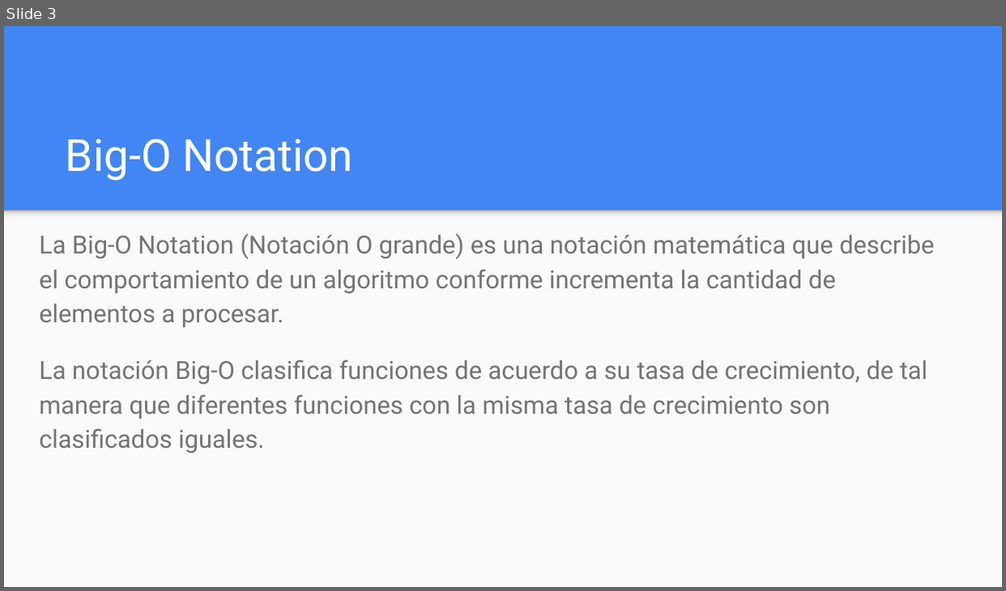
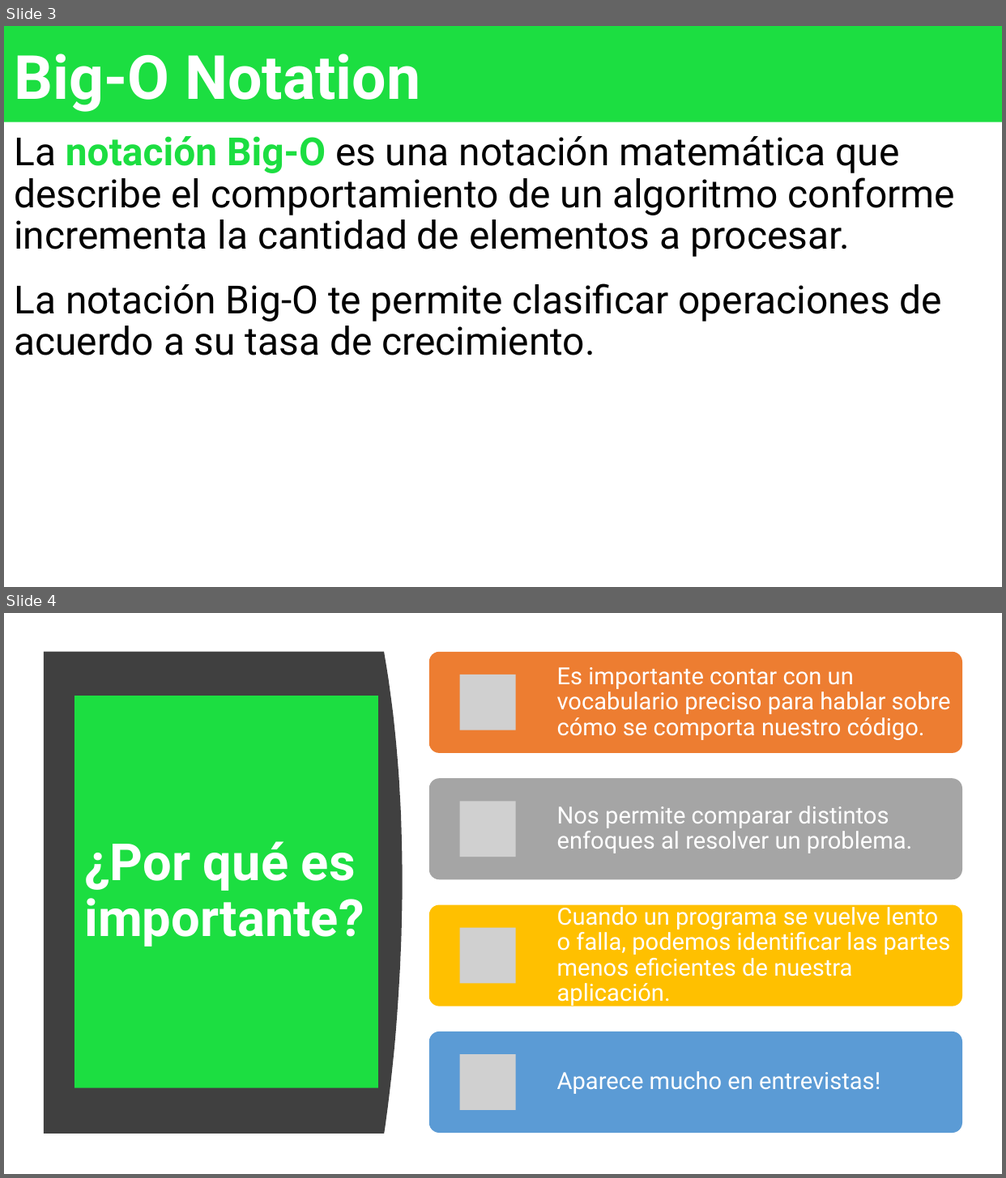
Before and after one commit to OMardil/INFO2, a slide deck: MOD09_Big_O/01 Presentacion/INFO2_MOD10-Análisis de Algoritmos.pptx. Shown one above the other, each under a label of ours: slide 3 before the commit, slides 3 and 4 after it. The pictures are 1006x591 and 1006x1178 pixels, drawn with LibreOffice and Linux fonts; fonts in the diff are those of the drawing; grey boxes stand for pictures. Boxes give left, top, right and bottom in pixels: in the first picture for what was removed or moved away, otherwise in the second. Text is boxed around its words. In the diff, an @@ line names an element or a change of style, - is before the commit and + after.

```diff
--- a/MOD09_Big_O/01 Presentacion/INFO2_MOD10-Análisis de Algoritmos.pptx
+++ b/MOD09_Big_O/01 Presentacion/INFO2_MOD10-Análisis de Algoritmos.pptx
@@ slide 4 added at [4, 613, 1002, 1174], background #FFFFFF @@
@@ freeform shape added at [44, 652, 403, 1134], fill #404040 @@
@@ rounded rectangle added at [429, 652, 962, 754], fill #ED7D31 @@
@@ free added at [546, 652, 962, 754], 17 pt, text #FFFFFF @@
+Es importante contar con un vocabulario preciso para hablar sobre cómo se comporta nuestro código.
@@ picture added at [460, 675, 516, 730] @@
@@ title added at [74, 696, 378, 1088], fill #1CDE41, 37 pt, text #FFFFFF, bold @@
+¿Por qué es importante?
@@ rounded rectangle added at [429, 779, 962, 880], fill #A5A5A5 @@
@@ free added at [546, 779, 962, 880], 17 pt, text #FFFFFF @@
+Nos permite comparar distintos enfoques al resolver un problema.
@@ picture added at [460, 802, 516, 858] @@
@@ rounded rectangle added at [429, 905, 962, 1007], fill #FFC000 @@
@@ picture added at [460, 928, 516, 984] @@
@@ free added at [546, 905, 962, 1007], 17 pt, text #FFFFFF @@
+Cuando un programa se vuelve lento o falla, podemos identificar las partes menos eficientes de nuestra aplicación.
@@ rounded rectangle added at [429, 1032, 962, 1134], fill #5B9BD5 @@
@@ free added at [546, 1032, 962, 1134], 17 pt, text #FFFFFF @@
+Aparece mucho en entrevistas!
@@ picture added at [460, 1054, 516, 1110] @@
@@ slide 3 changed as well @@
@@ background #4285F4 to #FFFFFF @@
@@ title "Big-O Notation": place and size @@
-title "Big-O Notation" at [66, 139, 353, 181]
+title "Big-O Notation" at [4, 26, 1002, 122]
@@ title "Big-O Notation" at [4, 26, 1002, 122]: size 32 to 44 pt, bold on; line spacing 1 to 0.9; fill none to #1CDE41 @@
@@ text at [14, 136, 955, 356]: text changed; size 18 to 28 pt; text colour #737373 to #000000 @@
-La Big-O Notation (Notación O grande) es una notación matemática que describe el comportamiento de un algoritmo conforme incrementa la cantidad de elementos a procesar.
-La notación Big-O clasifica funciones de acuerdo a su tasa de crecimiento, de tal manera que diferentes funciones con la misma tasa de crecimiento son clasificados iguales.
+La notación Big-O es una notación matemática que describe el comportamiento de un algoritmo conforme incrementa la cantidad de elementos a procesar.
+La notación Big-O te permite clasificar operaciones de acuerdo a su tasa de crecimiento.
@@ rectangle removed at [4, 210, 1002, 587] @@
@@ rectangle removed at [4, 210, 1002, 221] @@
```
Also in this commit, not shown: 15 other slides changed, 14 other slides added, 7 slides removed, 10 other files.
